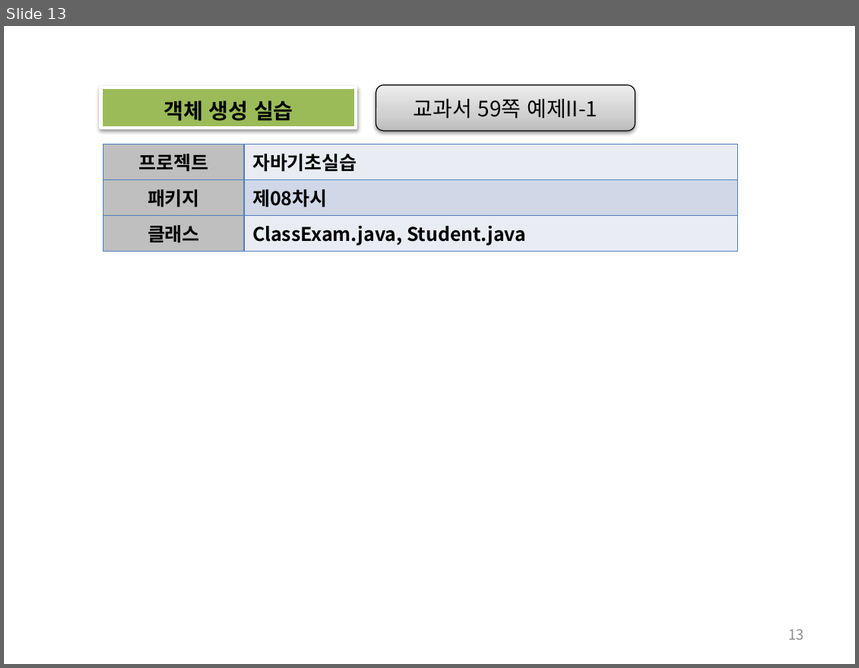
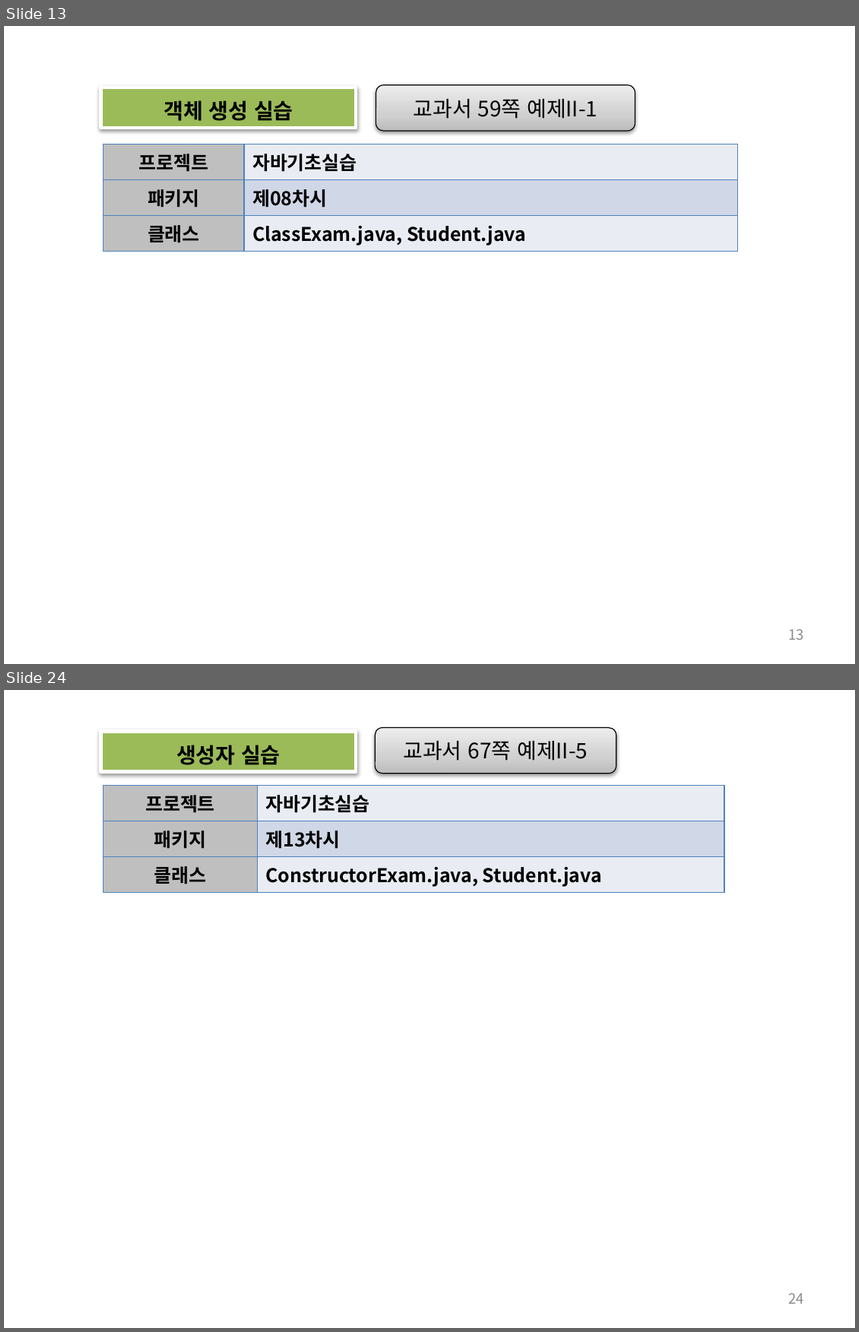
Before and after one commit to histime7/2018JavaClassroom, a slide deck: 수업자료/10_객체지향의 개요.pptx. Shown one above the other, each under a label of ours: slide 13 before the commit, slides 13 and 24 after it; the slides between them are not shown. The pictures are 859x668 and 859x1332 pixels, drawn with LibreOffice and Linux fonts; fonts in the diff are those of the drawing. Boxes give left, top, right and bottom in pixels: in the first picture for what was removed or moved away, otherwise in the second. Text is boxed around its words. In the diff, an @@ line names an element or a change of style, - is before the commit and + after.

```diff
--- a/수업자료/10_객체지향의 개요.pptx
+++ b/수업자료/10_객체지향의 개요.pptx
@@ slide 24 added at (x1=4, y1=690, x2=855, y2=1328), background #FFFFFF @@
@@ rectangle added at (x1=101, y1=732, x2=356, y2=772), fill #9BBB59, outline #FFFFFF 3 pt, 18 pt, text #000000, bold @@
+생성자 실습
@@ rounded rectangle added at (x1=375, y1=727, x2=616, y2=774), fill gradient #BDBDBD to #D1D1D1 to #EEEEEE, outline #000000 0.75 pt, 18 pt, text #000000 @@
+교과서 67쪽 예제II-5
@@ table added at (x1=104, y1=785, x2=725, y2=893), 3 rows, 2 columns @@
+프로젝트 | 자바기초실습
+패키지 | 제13차시
+클래스 | ConstructorExam.java, Student.java
@@ page number added at (x1=788, y1=1293, x2=804, y2=1304), 12 pt, text #8C8C8C @@
+24
```
Also in this commit, not shown: 4 slides changed, 13 other slides added, 11 other files.
